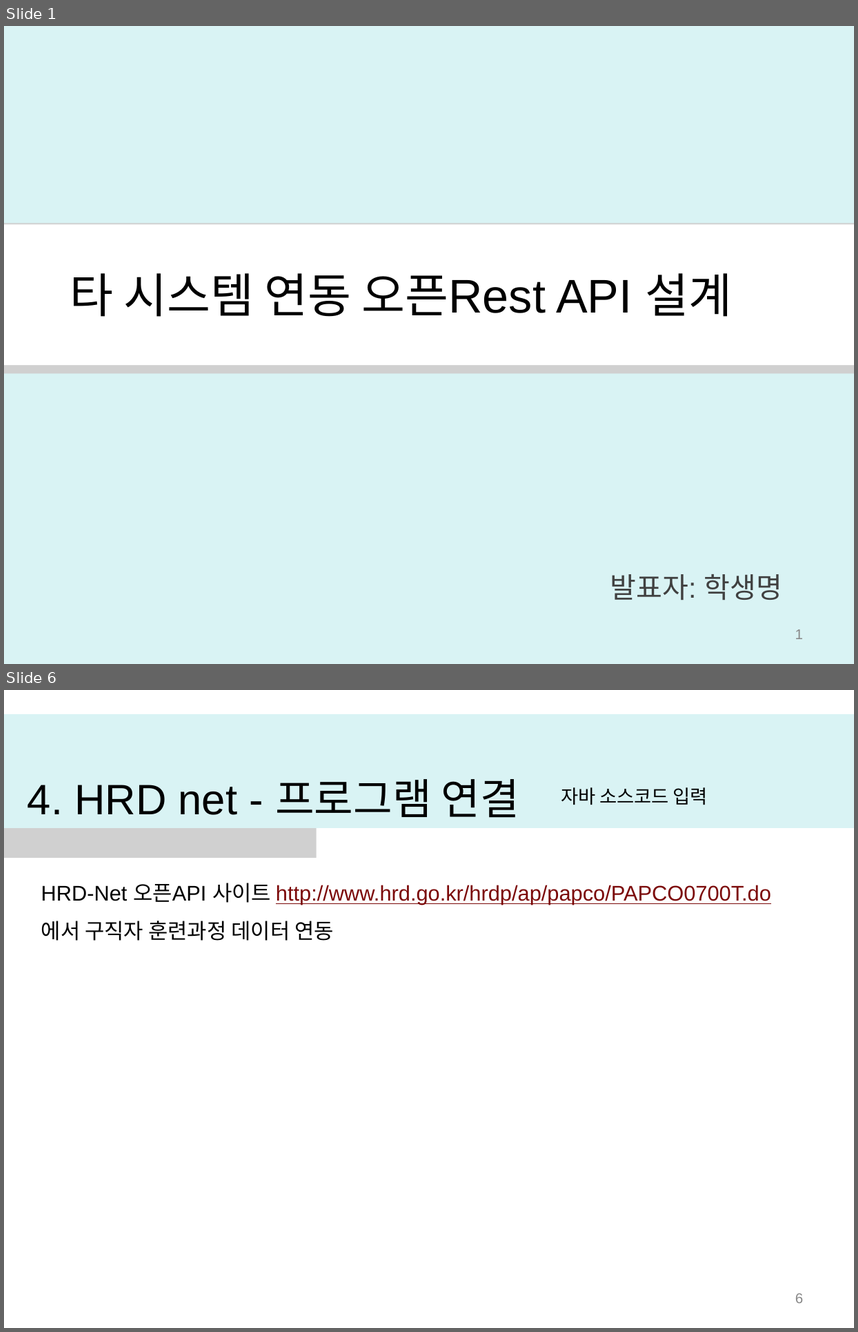
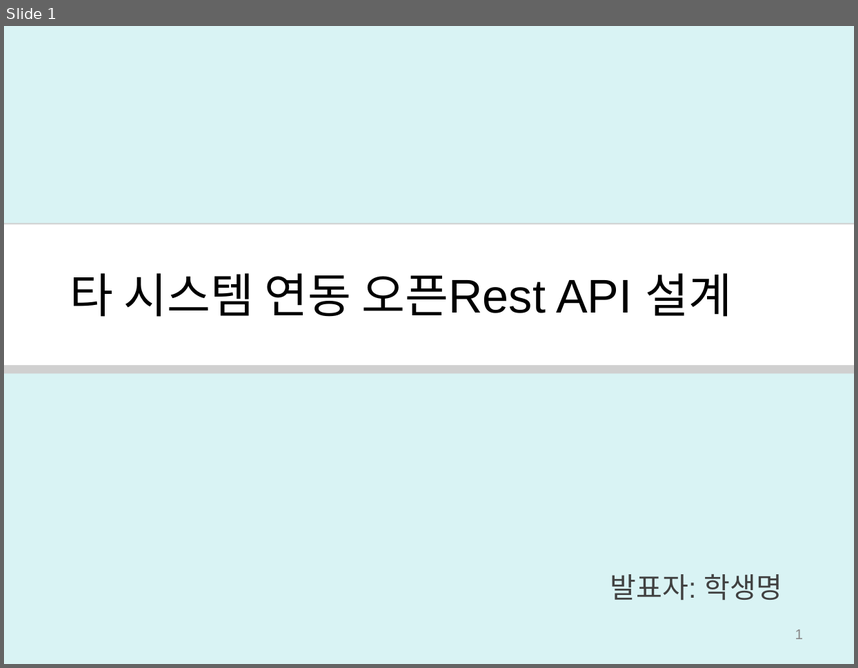
Before and after one commit to miniplugin/human, a slide deck: git_img/develop_report.pptx. Shown one above the other, each under a label of ours: slides 1 and 6 before the commit, slide 1 after it; the slides between them are not shown. The pictures are 858x1332 and 858x668 pixels, drawn with LibreOffice and Linux fonts; fonts in the diff are those of the drawing; grey boxes stand for pictures; background and template pictures are left out. Boxes give left, top, right and bottom in pixels: in the first picture for what was removed or moved away, otherwise in the second. Text is boxed around its words. In the diff, an @@ line names an element or a change of style, - is before the commit and + after.

```diff
--- a/git_img/develop_report.pptx
+++ b/git_img/develop_report.pptx
@@ slide 6 removed at box(4, 690, 854, 1328), background #FFFFFF @@
@@ freeform shape removed at box(4, 713, 854, 828) @@
@@ picture removed at box(4, 759, 316, 858) @@
@@ title removed at box(27, 779, 519, 818) @@
-4. HRD net - 프로그램 연결
@@ text removed at box(561, 787, 708, 805) @@
-자바 소스코드 입력
@@ text removed at box(41, 883, 771, 940) @@
-HRD-Net 오픈API 사이트 http://www.hrd.go.kr/hrdp/ap/papco/PAPCO0700T.do
-에서 구직자 훈련과정 데이터 연동
@@ page number removed at box(795, 1293, 803, 1303) @@
-6
```
Also in this commit, not shown: 5 slides changed, 1 slide added, 2 other slides removed.
